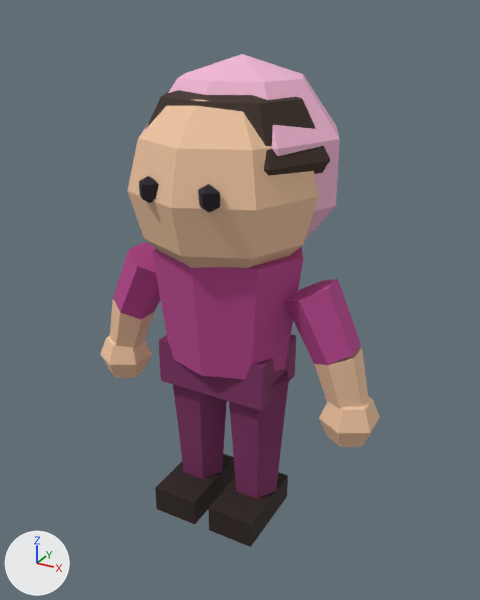
An edit to the Blender file assets/game-modes/taki-takma/source-blend/character_anne_gelin.blend, drawn before and after from the same camera.
The view is the same before and after, from a 50 mm lens placed at (1.029, -1.784, 1.725), pointed at (0.024, 0.043, 0.812). Arrows for +X, +Y and +Z are at lower left; the lights stay in place. The picture after the commit comes second.

Objects in the first picture: 'Character_anne_gelin'.
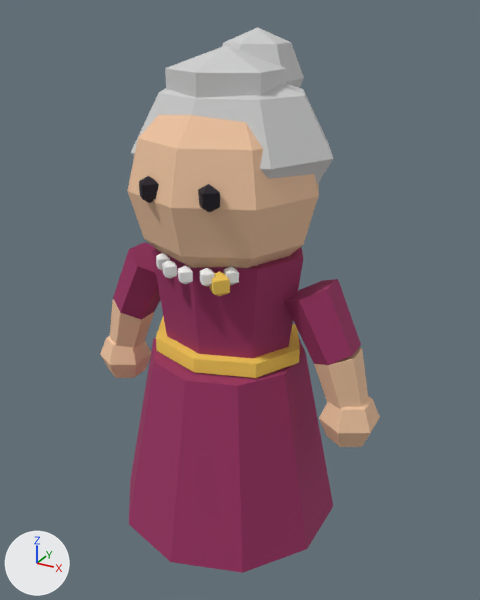
Patch to the scene script:
```diff
--- a/assets/game-modes/taki-takma/source-blend/character_anne_gelin.blend.py
+++ b/assets/game-modes/taki-takma/source-blend/character_anne_gelin.blend.py
@@ me_character_anne_gelin @@
 # used by ob_character_anne_gelin; location = (0.0, 0.0, 0.0)
-me_character_anne_gelin.from_pydata(...)  # 310 vertices, 299 faces; spans x -0.54..0.54, y -0.31..0.48, z 0.0..1.6
+me_character_anne_gelin.from_pydata(...)  # 440 vertices, 436 faces; spans x -0.54..0.54, y -0.4..0.4, z 0.0..1.67
+# me_character_anne_gelin part 1: a new loose piece, a UV sphere (8 segments, 4 rings, poles along z) spanning x -0.34..0.34, y -0.25..0.33, z 1.08..1.57, in mat_toy
+# me_character_anne_gelin part 2: a new loose piece, a 10-sided cut cone along z (radius 0.4 at the low end, 0.27 at the high end) spanning x -0.38..0.38, y -0.4..0.4, z 0.01..0.65, in mat_toy
+# me_character_anne_gelin part 3: a new loose piece, an 8-sided cylinder along z spanning x -0.27..0.27, y -0.221..0.221, z 0.655..0.705, in mat_toy
+# me_character_anne_gelin part 4: a new loose piece, a UV sphere (6 segments, 3 rings, poles along z) spanning x -0.16..0.16, y -0.16..0.16, z 1.37..1.63, in mat_toy
+# me_character_anne_gelin part 5: a new loose piece, a UV sphere (6 segments, 4 rings, poles along z) spanning x -0.13..0.13, y 0.05..0.35, z 1.37..1.67, in mat_toy
+# me_character_anne_gelin part 6
+# 34 vertices are removed from x -0.33..0.33, y -0.21..0.41, z 0.94..1.6
+# 40 faces are deleted
+# 80 vertices are added at x -0.18..0.18, y -0.28..-0.1, z 0.94..1.03
+# 96 new faces join them
+# me_character_anne_gelin part 7: 26 kept faces spanning x -0.46..0.46, y -0.22..0.22, z 0.62..1.02 get new vertex colours; the middle colour goes from pink #b8458f to purple #9c2f63
+# other edits to the shape of me_character_anne_gelin do not show in these pictures
 me_character_anne_gelin.materials.append(mat_toy)
```

Where the change shows, as pixel boxes [x1, y1, x2, y2] in the pictures (480 x 600 px):
'Character_anne_gelin', reshaped (11% taller)
    before: [100, 54, 380, 547]
    after: [100, 27, 380, 573]
part 1 of me_character_anne_gelin, added
    after: [131, 84, 334, 184]
part 2 of me_character_anne_gelin, added
    after: [129, 338, 333, 573]
part 3 of me_character_anne_gelin, added
    after: [156, 316, 300, 378]
part 4 of me_character_anne_gelin, added
    after: [165, 45, 286, 98]
part 5 of me_character_anne_gelin, added
    after: [222, 27, 304, 88]
part 6 of me_character_anne_gelin, built on
    before: [141, 54, 340, 240]
    after: [156, 253, 258, 296]
part 7 of me_character_anne_gelin, recoloured (darker)
    before: [113, 242, 361, 380]
    after: [113, 242, 361, 365]
